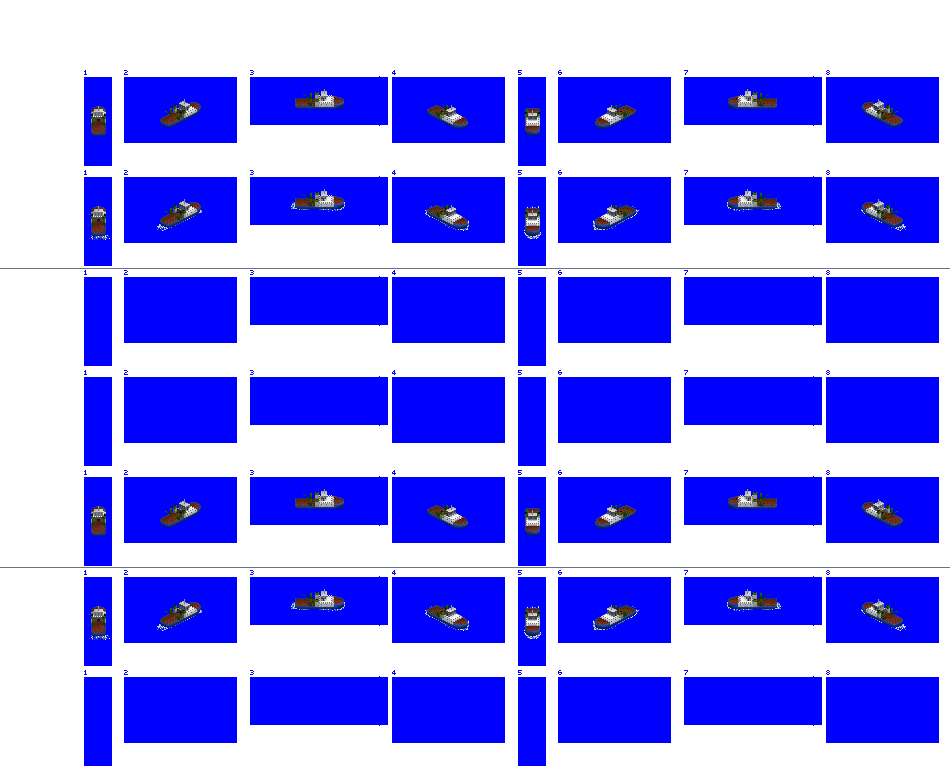
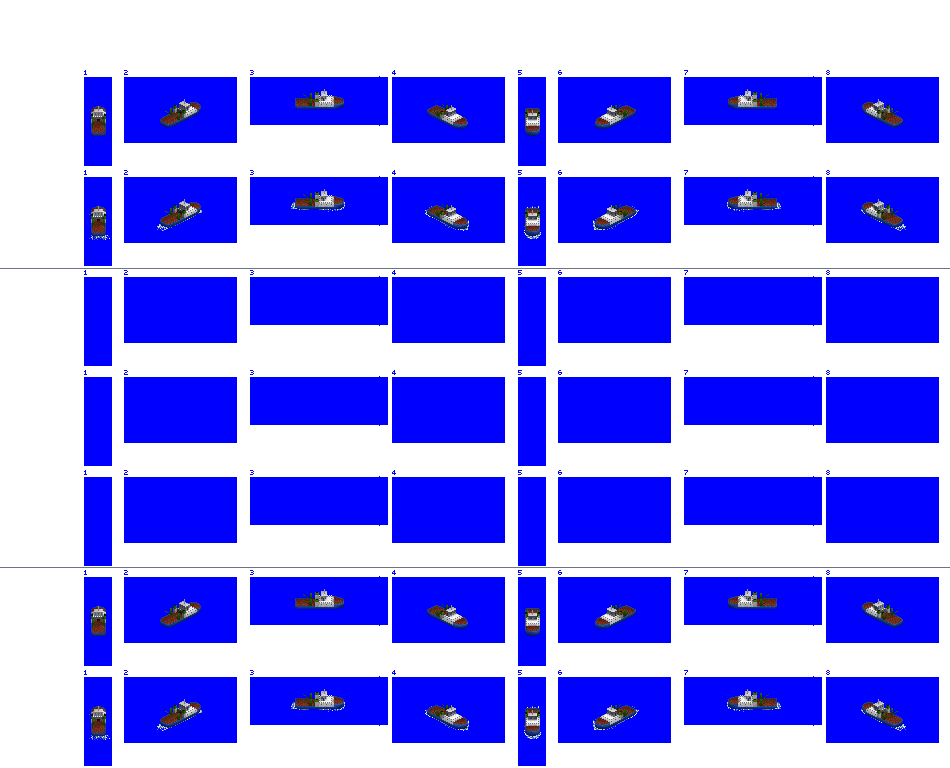
Layers edited between the first and the second 950×768 image:
painted on "utility tug" over [91, 489, 903, 736]
painted on "prop / bow wash" over [89, 602, 906, 740]
